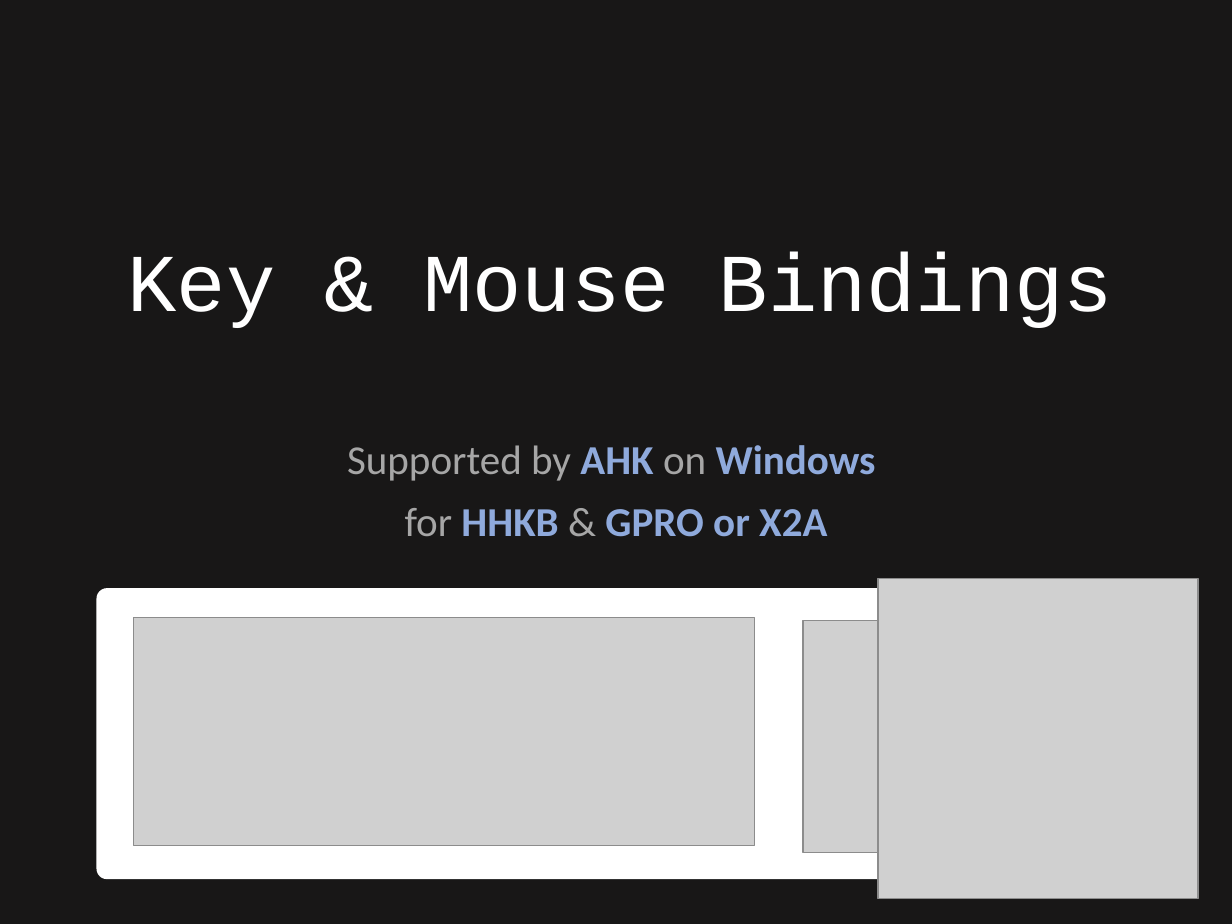
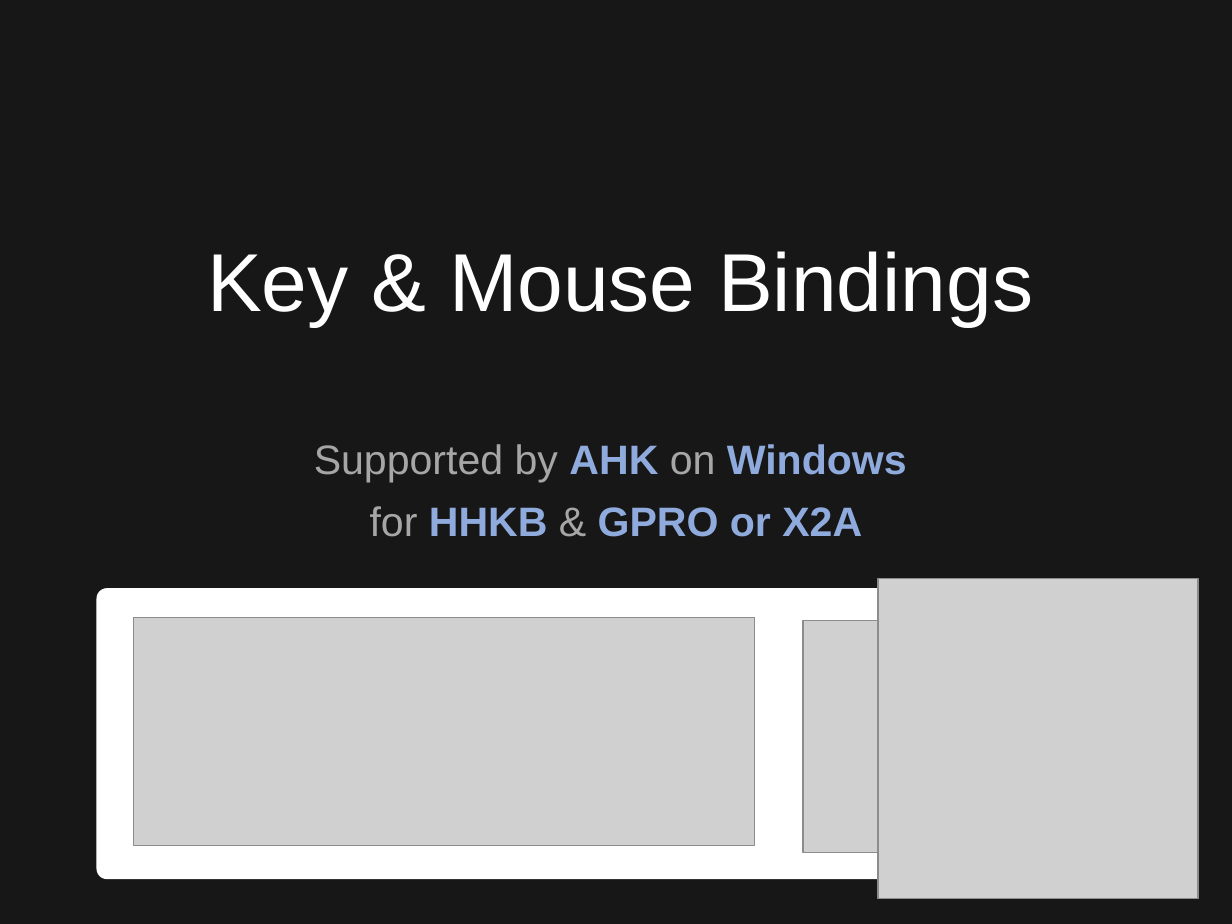
Before and after one commit to ittooo66/myAHK, a slide deck: slide 1 of MANUAL.pptx. Drawn at 1232x924 pixels with LibreOffice and Linux fonts; fonts in the diff are those of the drawing; grey boxes stand for pictures. Boxes give left, top, right and bottom in pixels: in the first picture for what was removed or moved away, otherwise in the second. Text is boxed around its words. In the diff, an @@ line names an element or a change of style, - is before the commit and + after.

```diff
--- a/MANUAL.pptx
+++ b/MANUAL.pptx
@@ title "Key & Mouse Bindings" at (x1=207, y1=251, x2=1033, y2=327): font Courier New to Arial @@
@@ subtitle "Supported by AHK on Windows" at (x1=314, y1=444, x2=907, y2=537): font Calibri to Arial @@
```
Also in this commit, not shown: 10 other slides changed.
